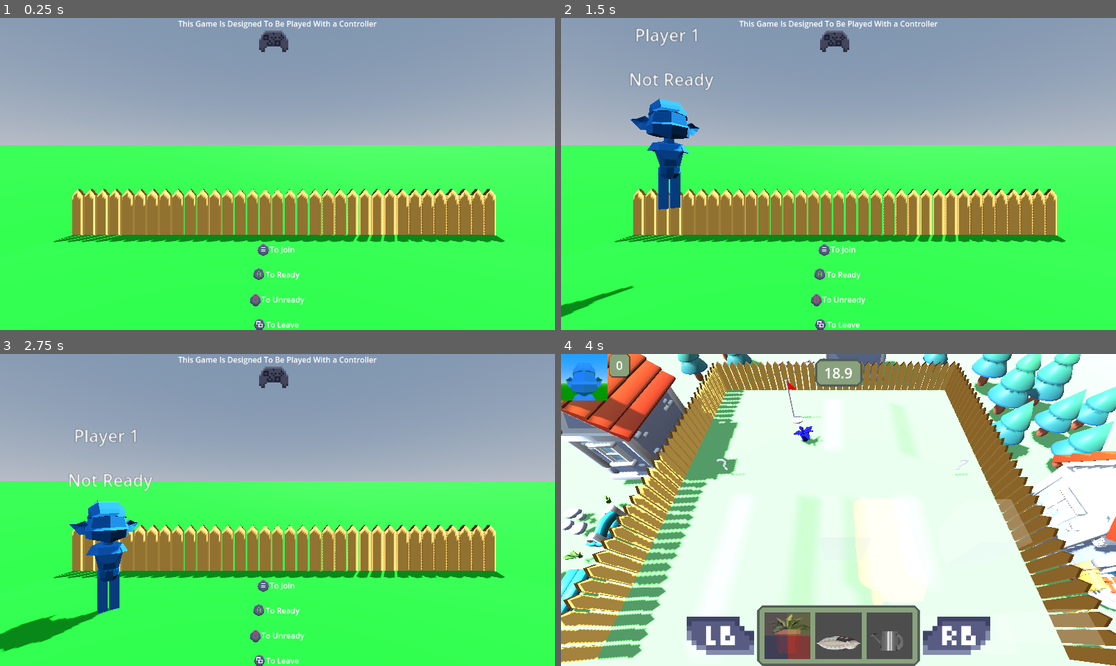
Above: before the commit, frames 1-4 (two rows, left to right).
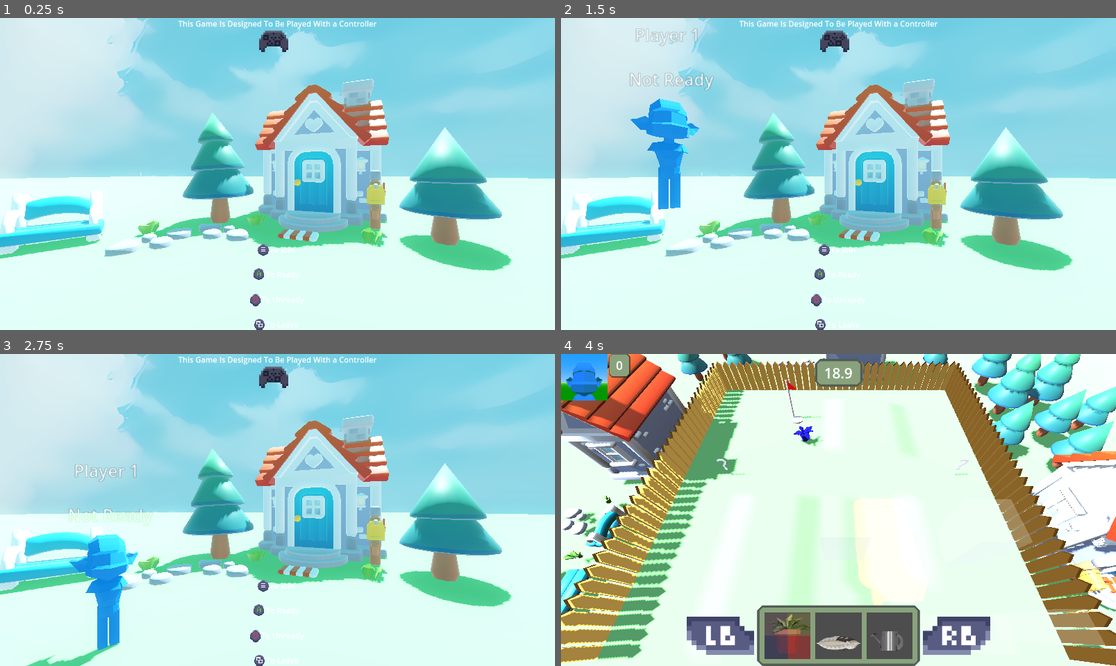
Above: after the commit, the same moments.

Repository: ronincampbell/GDS2Project
Game: Godot game, scene res://maps/lobby.tscn
The game is run twice, just before and just after one commit, with the same random seed, the same clock (stepped at 60 frames per second) and the same inputs. The engine's default icon, where the game draws it, is replaced by a stand-in: a white triangle on a blue panel in a dark square.
Inputs (mouse positions are in pixels of both pictures, inside the frame that each line leads up to):
- Up to frame 1 (0.25 s): no input
- Up to frame 2 (1.5 s): tap Enter (KeyboardJoin) at 0.5, 1.35 s; move the mouse to (960, 158) at 0.52 s; hold D (PlayerRight) 0.53-1.28 s; tap F (CastSpell) at 0.6 s; click (960, 158) at 0.67 s; move the mouse to (727, 189) at 1.27 s; hold S (PlayerDown) from 1.28 s (still down)
- Up to frame 3 (2.75 s): tap Space at 2 s; move the mouse to (333, 441) at 2.02 s; release S (PlayerDown) at 2.03 s; hold D (PlayerRight) from 2.03 s (still down); hold Q (PlayerAttack) from 2.03 s (still down)
- Up to frame 4 (4 s): tap Enter (KeyboardJoin) at 2.75 s; move the mouse to (810, 572) at 2.77 s; release D (PlayerRight) at 2.78 s; release Q (PlayerAttack) at 2.78 s; hold W (PlayerUp) 2.78-3.53 s; tap E (PlayerInteract) at 2.85 s; click (810, 572) at 2.92 s; move the mouse to (1005, 556) at 3.52 s; hold A (PlayerLeft) from 3.53 s (still down); tap F (CastSpell) at 3.6 s

The runs differ from the first frame. In frame 1, 99% of the frame differs, in the area x 0-100%, y 0-100%; in frame 2, 99%; in frame 3, 99%; in frame 4, nothing differs.

Commit message:
New Lobby

Diff:
--- a/maps/lobby.tscn
+++ b/maps/lobby.tscn
@@ -1,6 +1,6 @@
-[gd_scene load_steps=28 format=3 uid="uid://chpaih64nsj73"]
-
-[ext_resource type="PackedScene" uid="uid://u3y10121u23c" path="res://models/Maps/Fence.glb" id="1_62t3n"]
+[gd_scene load_steps=38 format=3 uid="uid://chpaih64nsj73"]
+
+[ext_resource type="Texture2D" uid="uid://dok0k5jjc0q0b" path="res://Painterly Sky BGs (151).png" id="1_ftywk"]
 [ext_resource type="PackedScene" uid="uid://ddn1d8fr8h6ps" path="res://models/gnome/player_v2_blue.gltf" id="2_qmmmc"]
 [ext_resource type="Script" uid="uid://dt3okoa4cn4mr" path="res://scripts/player_drop_in_manager.gd" id="3_ng2wx"]
 [ext_resource type="PackedScene" uid="uid://dkupiyycodnpd" path="res://models/gnome/player_v2_purple.gltf" id="3_q70mm"]
@@ -10,25 +10,30 @@
 [ext_resource type="AudioStream" uid="uid://ci3a8appd47ui" path="res://sounds/laugh 2.wav" id="8_vwqo6"]
 [ext_resource type="AudioStream" uid="uid://bmkixsbkshfif" path="res://sounds/laugh 3.wav" id="9_xsajp"]
 [ext_resource type="AudioStream" uid="uid://ckf01aja76pd2" path="res://sounds/laugh 7.mp3" id="10_n1qbv"]
+[ext_resource type="PackedScene" uid="uid://d08vg1gg5md2m" path="res://NewMap/floorPlane.glb" id="10_vwqo6"]
 [ext_resource type="Texture2D" uid="uid://c1g4b36gd66yt" path="res://UI/Ps4_Xbox_Controller_Buttons_v1.0/Spritesheet/xboxIconsBig.png" id="11_vwqo6"]
-
-[sub_resource type="ProceduralSkyMaterial" id="ProceduralSkyMaterial_ng2wx"]
-sky_horizon_color = Color(0.662243, 0.671743, 0.686743, 1)
-ground_horizon_color = Color(0.662243, 0.671743, 0.686743, 1)
+[ext_resource type="PackedScene" uid="uid://dl5cxytbdj1iq" path="res://models/Tiny_Treats_Homely_House_1.0_FREE/Assets/gltf/house.gltf" id="12_uxs3u"]
+[ext_resource type="PackedScene" uid="uid://bgvlxpihgflav" path="res://models/Tiny_Treats_Homely_House_1.0_FREE/Assets/gltf/tree.gltf" id="13_u3wy4"]
+[ext_resource type="PackedScene" uid="uid://dhqq2lld05g8o" path="res://models/Tiny_Treats_Homely_House_1.0_FREE/Assets/gltf/tree_large.gltf" id="14_4s8ni"]
+[ext_resource type="PackedScene" uid="uid://d0o8nwsisqs1w" path="res://models/Tiny_Treats_Homely_House_1.0_FREE/Assets/gltf/mailbox.gltf" id="15_mv1j4"]
+[ext_resource type="PackedScene" uid="uid://dsr2gfq3dtc0f" path="res://models/Tiny_Treats_Homely_House_1.0_FREE/Assets/gltf/doormat.gltf" id="16_afpqi"]
+[ext_resource type="PackedScene" uid="uid://dj2k5fo5cov04" path="res://models/Tiny_Treats_Homely_House_1.0_FREE/Assets/gltf/bench_A.gltf" id="17_ftywk"]
+[ext_resource type="PackedScene" uid="uid://dvctkxhnhhler" path="res://models/Tiny_Treats_Homely_House_1.0_FREE/Assets/gltf/cobblestones.gltf" id="18_mv1j4"]
+[ext_resource type="PackedScene" uid="uid://bqb0qd16w6ag5" path="res://models/Tiny_Treats_Homely_House_1.0_FREE/Assets/gltf/foliage_A.gltf" id="19_afpqi"]
+[ext_resource type="PackedScene" uid="uid://dsaidte8i2x58" path="res://models/Tiny_Treats_Homely_House_1.0_FREE/Assets/gltf/foliage_B.gltf" id="20_ftywk"]
+[ext_resource type="PackedScene" uid="uid://dp8gw8g6445qh" path="res://models/Tiny_Treats_Homely_House_1.0_FREE/Assets/gltf/boots.gltf" id="21_afpqi"]
+
+[sub_resource type="PanoramaSkyMaterial" id="PanoramaSkyMaterial_3s4qf"]
+panorama = ExtResource("1_ftywk")
 
 [sub_resource type="Sky" id="Sky_uug8p"]
-sky_material = SubResource("ProceduralSkyMaterial_ng2wx")
+sky_material = SubResource("PanoramaSkyMaterial_3s4qf")
 
 [sub_resource type="Environment" id="Environment_scr03"]
 background_mode = 2
 sky = SubResource("Sky_uug8p")
 tonemap_mode = 2
 glow_enabled = true
-
-[sub_resource type="StandardMaterial3D" id="StandardMaterial3D_62t3n"]
-albedo_color = Color(0, 0.694118, 0.0941176, 1)
-
-[sub_resource type="PlaneMesh" id="PlaneMesh_qmmmc"]
 
 [sub_resource type="CapsuleShape3D" id="CapsuleShape3D_ng2wx"]
 radius = 1.0
@@ -53,6 +58,9 @@
 stream_2/stream = ExtResource("9_xsajp")
 stream_3/stream = ExtResource("10_n1qbv")
 
+[sub_resource type="BoxShape3D" id="BoxShape3D_xsajp"]
+size = Vector3(67.2039, 1, 60.7028)
+
 [sub_resource type="AtlasTexture" id="AtlasTexture_xsajp"]
 atlas = ExtResource("11_vwqo6")
 region = Rect2(168, 808, 136, 152)
@@ -81,24 +89,6 @@
 [node name="DirectionalLight3D" type="DirectionalLight3D" parent="."]
 transform = Transform3D(-0.866023, -0.433016, 0.250001, 0, 0.499998, 0.866027, -0.500003, 0.749999, -0.43301, 0, 0, 0)
 shadow_enabled = true
-
-[node name="Scene" type="Node3D" parent="."]
-transform = Transform3D(1, 0, 0, 0, 1, 0, 0, 0, 1, -1, 0, 0)
-
-[node name="Fence" parent="Scene" instance=ExtResource("1_62t3n")]
-transform = Transform3D(-4.37114e-08, 0, -1, 0, 1, 0, 1, 0, -4.37114e-08, 1.30115, 0, 8.29791)
-
-[node name="Floor" type="CSGBox3D" parent="Scene"]
-transform = Transform3D(1, 0, 0, 0, 1, 0, 0, 0, 1, 1.3, -0.4, 2.2)
-use_collision = true
-size = Vector3(20, 1, 8)
-material = SubResource("StandardMaterial3D_62t3n")
-
-[node name="Background Plane" type="MeshInstance3D" parent="Scene"]
-transform = Transform3D(207, 0, 0, 0, 0.965926, -15.2444, 0, 0.258819, 56.893, 1, -3, 0)
-mesh = SubResource("PlaneMesh_qmmmc")
-skeleton = NodePath("../..")
-surface_material_override/0 = SubResource("StandardMaterial3D_62t3n")
 
 [node name="PhysicsP1" type="RigidBody3D" parent="."]
 unique_name_in_owner = true
@@ -309,6 +299,16 @@
 [node name="Camera3D" type="Camera3D" parent="."]
 transform = Transform3D(1, 0, 0, 0, 1, 0, 0, 0, 1, 0, 3, 8)
 
+[node name="floorPlane" parent="." instance=ExtResource("10_vwqo6")]
+transform = Transform3D(7.13336, 0, 0, 0, 1, 0, 0, 0, 7.13336, 0, 0, -238.651)
+
+[node name="StaticBody3D" type="StaticBody3D" parent="floorPlane"]
+transform = Transform3D(1, 0, 0, 0, 1, 0, 0, 0, 1, 0, -1.43295, 27.9708)
+
+[node name="CollisionShape3D" type="CollisionShape3D" parent="floorPlane/StaticBody3D"]
+transform = Transform3D(1, 0, 0, 0, 1, 0, 0, 0, 1, 0.0689697, 0, -18.2748)
+shape = SubResource("BoxShape3D_xsajp")
+
 [node name="LobbyHud" type="CanvasLayer" parent="."]
 
 [node name="Label" type="Label" parent="LobbyHud"]
@@ -412,3 +412,41 @@
 grow_horizontal = 2
 scale = Vector2(0.4, 0.4)
 texture = SubResource("AtlasTexture_s6qpm")
+
+[node name="Props" type="Node3D" parent="."]
+transform = Transform3D(1.89007, 0, -0.653941, 0, 2, 0, 0.653941, 0, 1.89007, 4.75183, -0.932949, -14.0982)
+
+[node name="house2" parent="Props" instance=ExtResource("12_uxs3u")]
+
+[node name="tree2" parent="Props" instance=ExtResource("13_u3wy4")]
+transform = Transform3D(0.895269, 0, 0.445526, 0, 1, 0, -0.445526, 0, 0.895269, 4.05919, 0.15, 3.98116)
+
+[node name="tree_large2" parent="Props" instance=ExtResource("14_4s8ni")]
+transform = Transform3D(0.895269, 0, 0.445526, 0, 1, 0, -0.445526, 0, 0.895269, -3.71265, 0.15, 3.90384)
+
+[node name="mailbox2" parent="Props" instance=ExtResource("15_mv1j4")]
+transform = Transform3D(0.995697, 0, -0.092666, 0, 1, 0, 0.092666, 0, 0.995697, 2.30149, -1.19209e-07, 3.09345)
+
+[node name="doormat2" parent="Props" instance=ExtResource("16_afpqi")]
+transform = Transform3D(1, 0, 0.000418901, 0, 1, 0, -0.000418901, 0, 1, -0.100274, 4.76837e-07, 4.94012)
+
+[node name="bench_A2" parent="Props" instance=ExtResource("17_ftywk")]
+transform = Transform3D(0.553784, 0, 0.83266, 0, 1, 0, -0.83266, 0, 0.553784, -6.50376, 0, 7.772)
+
+[node name="cobblestones2" parent="Props" instance=ExtResource("18_mv1j4")]
+transform = Transform3D(0.895269, 0, 0.445526, 0, 1, 0, -0.445526, 0, 0.895269, -2.61614, 0.0507372, 5.38826)
+
+[node name="cobblestones3" parent="Props" instance=ExtResource("18_mv1j4")]
+transform = Transform3D(-0.443744, 0, 0.896154, 0, 1, 0, -0.896154, 0, -0.443744, -3.93746, 0.0507372, 6.77692)
+
+[node name="foliage_A2" parent="Props" instance=ExtResource("19_afpqi")]
+transform = Transform3D(0.895269, 0, 0.445526, 0, 1, 0, -0.445526, 0, 0.895269, 1.99646, 0.0325732, 4.86308)
+
+[node name="foliage_B2" parent="Props" instance=ExtResource("20_ftywk")]
+transform = Transform3D(0.895269, 0, 0.445526, 0, 1, 0, -0.445526, 0, 0.895269, -1.99327, 0.032573, 4.01515)
+
+[node name="foliage_B3" parent="Props" instance=ExtResource("20_ftywk")]
+transform = Transform3D(-0.105153, 0, -0.994456, 0, 1, 0, 0.994456, 0, -0.105153, -4.99001, 0.032573, 6.15212)
+
+[node name="boots2" parent="Props" instance=ExtResource("21_afpqi")]
+transform = Transform3D(0.476545, 0, 0.87915, 0, 1, 0, -0.87915, 0, 0.476545, -7.36463, -2.38419e-07, 9.20337)
Binary file added: Painterly Sky BGs (151).png
Not shown, added: Painterly Sky BGs (151).png.import
